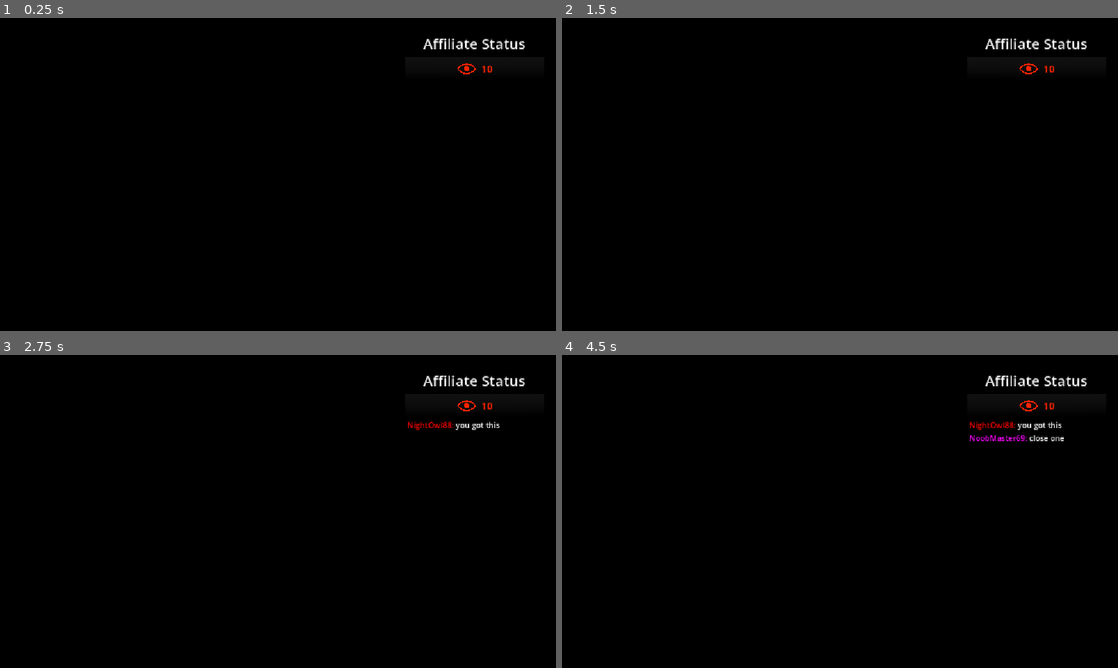
Above: before the commit, frames 1-4 (two rows, left to right).
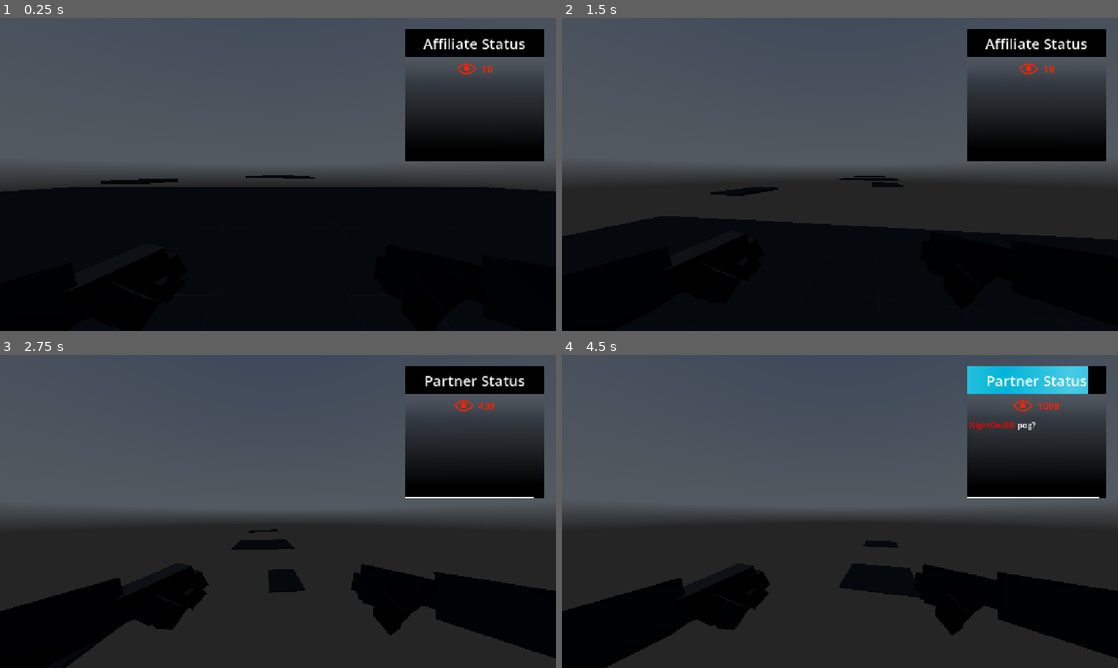
Above: after the commit, the same moments.

Repository: awesomness560/ParryEverything
Game: Godot game, scene res://main.tscn
Same seed, same stepped clock (60 frames per second), same inputs: the game is played once before the commit and once after it. A sky picture missing from this copy of the repository is replaced by a grey-blue gradient.
Inputs (mouse positions are in pixels of both pictures, inside the frame that each line leads up to):
- Up to frame 1 (0.25 s): no input
- Up to frame 2 (1.5 s): tap Enter at 0.5 s; move the mouse to (867, 174) at 0.52 s; hold Right mouse button (parry_activate) 0.53-1.28 s; hold W (forward) from 0.53 s (still down); tap Space (jump) at 0.77, 0.8, 1.07, 1.35 s; move the mouse to (812, 174) at 1.27 s
- Up to frame 3 (2.75 s): keep holding W (forward); tap Space (jump) at 1.52, 1.82, 2.3 s; right-click (250, 511) at 1.55 s; move the mouse to (289, 505) at 2.02 s; hold Right mouse button (parry_activate) from 2.03 s (still down)
- Up to frame 4 (4.5 s): keep holding W (forward); move the mouse to (834, 517) at 2.77 s; release Right mouse button (parry_activate) at 2.78 s; tap L (taunt) at 2.85 s; tap Space (jump) at 3.02, 3.32, 3.77, 3.8, 4.07 s; right-click (834, 517) at 3.05 s; move the mouse to (878, 514) at 3.52 s; hold 1 3.53-4.28 s; move the mouse to (795, 508) at 4.27 s; tap 2 at 4.35 s

The runs differ from the first frame. In frame 1, 49% of the frame differs, in the area x 0-100%, y 0-100%; in frame 2, 61%; in frame 3, 82%; in frame 4, 83%.

Commit message:
Added effects for falling

Diff:
--- /dev/null
+++ b/parry-everything-game/Assets/Shaders/vignette.gdshader
@@ -0,0 +1,17 @@
+shader_type canvas_item;
+
+uniform float inner_radius = 0.1;
+uniform float outer_radius = 1;
+uniform float vignette_strength = 1.0;
+uniform float dither_strength = 0.03;
+uniform vec4 vignette_color: source_color;
+
+
+void fragment() {
+	float dist = distance(UV, vec2(0.5));
+
+	float vignette = smoothstep(inner_radius, outer_radius, dist) * vignette_strength;
+	float dither = fract(sin(dot(UV, vec2(12.9898, 78.233))) * 43758.5453123) * dither_strength;
+
+	COLOR = vec4(vignette_color.rgb, vignette + dither);
+}
--- a/parry-everything-game/Misc/Resources/Gravity.tres
+++ b/parry-everything-game/Misc/Resources/Gravity.tres
@@ -4,4 +4,11 @@
 
 [resource]
 script = ExtResource("1_plc3d")
+parryType = 0
+perfectParryWindow = 0.2
+normalParryWindow = 0.3
+name = "Gravity Parry"
+normalParryPoints = 50.0
+perfectParryPoints = 150.0
+chatMessageResponses = Array[String](["Did he parry GRAVITY?????"])
 metadata/_custom_type_script = "uid://b6xdr0uvh70xn"
--- a/parry-everything-game/Player/parry_manager.gd
+++ b/parry-everything-game/Player/parry_manager.gd
@@ -16,6 +16,7 @@
 
 var isParrying : bool = false
 var canParry : bool = true
+var activeParryWindows : Array[Dictionary] = []  # Stores {resource: ParryResource, timer: Timer}
 
 func _ready() -> void:
 	SignalBus.dealDamage.connect(receiveDamage)
@@ -31,13 +32,17 @@
 		ParryResource.ParryType.PARRY_ONE_SHOT:
 			dealOneShotParry(parryResource)
 		ParryResource.ParryType.PARRY_WINDOW:
-			pass
+			dealParryWindow(parryResource)
 
 func activateParry():
 	isParrying = true
 	canParry = false
 	fpAnimationManager.playAnimation("FP_Parry_Stance")
 	parryTimer.start()
+
+	# Check if there are any active parry windows to resolve
+	if activeParryWindows.size() > 0:
+		_resolveActiveParryWindows()
 
 func dealOneShotParry(parryResource : ParryResource):
 	if not isParrying:
@@ -113,6 +118,137 @@
 	if parryResource.failingParryCallback.is_valid():
 		parryResource.failingParryCallback.call(false)
 
+func dealParryWindow(parryResource : ParryResource):
+	# Create a timer for this parry window
+	var windowTimer = Timer.new()
+	add_child(windowTimer)
+	windowTimer.wait_time = parryResource.normalParryWindow
+	windowTimer.one_shot = true
+
+	# Store the window data
+	var windowData = {
+		"resource": parryResource,
+		"timer": windowTimer
+	}
+	activeParryWindows.append(windowData)
+
+	# Connect the timeout signal
+	windowTimer.timeout.connect(_onParryWindowTimeout.bind(windowData))
+	windowTimer.start()
+
+	# If player is already in parry stance, resolve immediately
+	if isParrying:
+		_resolveActiveParryWindows()
+
+func _resolveActiveParryWindows():
+	if activeParryWindows.size() == 0:
+		return
+
+	var isPerfectParry = false
+	var successfulWindows : Array[Dictionary] = []
+
+	# Check each active window
+	for windowData in activeParryWindows:
+		var parryResource : ParryResource = windowData.resource
+		var timer : Timer = windowData.timer
+		var elapsedTime = timer.wait_time - timer.time_left
+
+		# Check if it's within parry windows
+		if elapsedTime <= parryResource.perfectParryWindow:
+			isPerfectParry = true
+			successfulWindows.append(windowData)
+		elif elapsedTime <= parryResource.normalParryWindow:
+			successfulWindows.append(windowData)
+
+	# If we successfully parried at least one window
+	if successfulWindows.size() > 0:
+		# Clean up all active windows (both successful and failed)
+		_cleanupAllWindows()
+
+		# Stop the parry timer
+		parryTimer.stop()
+
+		# Trigger the appropriate parry response
+		if isPerfectParry:
+			_onPerfectParryWindows(successfulWindows)
+		else:
+			_onNormalParryWindows(successfulWindows)
+	else:
+		# Player pressed parry but all windows expired, clean them up
+		_cleanupAllWindows()
+
+func _onNormalParryWindows(successfulWindows : Array[Dictionary]):
+	# Play success animation
+	fpAnimationManager.playAnimation("FP_Parry_Success")
+	normalParrySound.play()
+
+	# Reset parry state and allow immediate re-parry
+	isParrying = false
+	canParry = true
+
+	# Call callbacks for all successful windows
+	for windowData in successfulWindows:
+		var parryResource : ParryResource = windowData.resource
+		if parryResource.successfulParryCallback.is_valid():
+			parryResource.successfulParryCallback.call(false)
+		SignalBus.successfullParry.emit(parryResource, false)
+
+	await get_tree().create_timer(1).timeout
+	fpAnimationManager.playAnimation("FP_Idle_Pose")
+
+func _onPerfectParryWindows(successfulWindows : Array[Dictionary]):
+	# Play success animation
+	fpAnimationManager.playAnimation("FP_Parry_Success")
+	perfectParrySound.play()
+
+	# Reset parry state and allow immediate re-parry
+	isParrying = false
+	canParry = true
+
+	# Call callbacks for all successful windows
+	for windowData in successfulWindows:
+		var parryResource : ParryResource = windowData.resource
+		if parryResource.successfulParryCallback.is_valid():
+			parryResource.successfulParryCallback.call(true)
+		SignalBus.successfullParry.emit(parryResource, true)
+
+	get_tree().paused = true
+	parryFlash.show()
+
+	perfectParryPauseTimer.start()
+	await perfectParryPauseTimer.timeout
+
+	get_tree().paused = false
+	parryFlash.hide()
+
+	await get_tree().create_timer(0.3).timeout
+	fpAnimationManager.playAnimation("FP_Idle_Pose")
+
+func _onParryWindowTimeout(windowData : Dictionary):
+	# Remove this specific window from active windows
+	var index = activeParryWindows.find(windowData)
+	if index != -1:
+		activeParryWindows.remove_at(index)
+
+		# Clean up the timer
+		var timer : Timer = windowData.timer
+		timer.queue_free()
+
+		# Call the failing callback
+		var parryResource : ParryResource = windowData.resource
+		if parryResource.failingParryCallback.is_valid():
+			parryResource.failingParryCallback.call(false)
+
+func _cleanupAllWindows():
+	# Stop and free all window timers
+	for windowData in activeParryWindows:
+		var timer : Timer = windowData.timer
+		timer.stop()
+		timer.queue_free()
+
+	# Clear the array
+	activeParryWindows.clear()
+
 func _on_parry_timer_timeout() -> void:
 	# Player missed the parry window, apply cooldown penalty
 	isParrying = false
--- a/parry-everything-game/Player/player.tscn
+++ b/parry-everything-game/Player/player.tscn
@@ -7,12 +7,14 @@
 [ext_resource type="Script" uid="uid://8ehx8qutulsk" path="res://Player/arms_animation_control.gd" id="3_k53q1"]
 [ext_resource type="Script" uid="uid://bsrtdxxq448s0" path="res://Player/parry_manager.gd" id="6_fhl08"]
 [ext_resource type="Resource" uid="uid://bxabapcwrol7i" path="res://Misc/Resources/GroundContact.tres" id="6_vtle1"]
+[ext_resource type="Resource" uid="uid://c6n7pya7giofy" path="res://Misc/Resources/Gravity.tres" id="7_gu6f8"]
 [ext_resource type="AudioStream" uid="uid://dm8lqcp7xvahm" path="res://Assets/Sounds/normalParry.mp3" id="8_00tjw"]
 [ext_resource type="AudioStream" uid="uid://dg5cji4e4lp4b" path="res://Assets/Sounds/perfectParry.mp3" id="9_x3vf3"]
 [ext_resource type="Script" uid="uid://ycxd34qryoel" path="res://Player/hud.gd" id="10_x3vf3"]
 [ext_resource type="Shader" uid="uid://c7s2rxd036vgv" path="res://Assets/Shaders/black_bars.gdshader" id="11_apopc"]
 [ext_resource type="Shader" uid="uid://dirs2l3xmyyp3" path="res://Assets/Shaders/speed_lines.gdshader" id="12_5htga"]
 [ext_resource type="PackedScene" uid="uid://bc51ka7ss12sx" path="res://Player/UI/SubathonMeter/subathon_style_meter.tscn" id="13_p5o4e"]
+[ext_resource type="Shader" uid="uid://c42badwu1s4cp" path="res://Assets/Shaders/vignette.gdshader" id="15_dkpta"]
 
 [sub_resource type="CapsuleShape3D" id="CapsuleShape3D_hvfyp"]
 
@@ -41,19 +43,29 @@
 shader_parameter/mask_edge = 0.5
 shader_parameter/animation_speed = 20.0
 
+[sub_resource type="ShaderMaterial" id="ShaderMaterial_lfmf2"]
+shader = ExtResource("15_dkpta")
+shader_parameter/inner_radius = 0.42
+shader_parameter/outer_radius = 1.0
+shader_parameter/vignette_strength = 1.0
+shader_parameter/dither_strength = 0.03
+shader_parameter/vignette_color = Color(0, 0, 0, 1)
+
 [node name="Player" type="CharacterBody3D" unique_id=559422446]
 script = ExtResource("1_gwnis")
 
 [node name="CollisionShape3D" type="CollisionShape3D" parent="." unique_id=27199856]
 shape = SubResource("CapsuleShape3D_hvfyp")
 
-[node name="CameraRoot" type="Node3D" parent="." unique_id=2075988183 node_paths=PackedStringArray("playerNode", "camera", "viewBobbingNode", "cameraTiltNode")]
+[node name="CameraRoot" type="Node3D" parent="." unique_id=2075988183 node_paths=PackedStringArray("playerNode", "camera", "viewBobbingNode", "cameraTiltNode", "fallingDisplacementNode")]
 transform = Transform3D(1, 0, 0, 0, 1, 0, 0, 0, 1, -0.035, 0, -0.18)
 script = ExtResource("2_4ntmi")
 playerNode = NodePath("..")
 camera = NodePath("CameraTilt/ViewBobbing/Camera3D")
 viewBobbingNode = NodePath("CameraTilt/ViewBobbing")
 cameraTiltNode = NodePath("CameraTilt")
+fallingDisplacementNode = NodePath("FallingDisplacement")
+fallingTweenTime = 0.8
 
 [node name="CameraTilt" type="Node3D" parent="CameraRoot" unique_id=1903234394]
 
@@ -62,14 +74,16 @@
 [node name="Camera3D" type="Camera3D" parent="CameraRoot/CameraTilt/ViewBobbing" unique_id=272374210]
 fov = 80.0
 
-[node name="Arms" type="Node3D" parent="CameraRoot" unique_id=622086343 node_paths=PackedStringArray("armsAnimationPlayer")]
+[node name="FallingDisplacement" type="Node3D" parent="CameraRoot" unique_id=141526293]
+
+[node name="Arms" type="Node3D" parent="CameraRoot/FallingDisplacement" unique_id=622086343 node_paths=PackedStringArray("armsAnimationPlayer")]
 transform = Transform3D(-1.705, 0, -1.4905584e-07, 0, 1.705, 0, 1.4905584e-07, 0, -1.705, 0.035, 0, 0.18)
 script = ExtResource("3_k53q1")
 armsAnimationPlayer = NodePath("first_person_animations_v2/AnimationPlayer")
 
-[node name="first_person_animations_v2" parent="CameraRoot/Arms" unique_id=1054650181 instance=ExtResource("3_gwnis")]
-
-[node name="Skeleton3D" parent="CameraRoot/Arms/first_person_animations_v2/Arms_Rig" parent_id_path=PackedInt32Array(1054650181, 862156670) index="0" unique_id=1008763252]
+[node name="first_person_animations_v2" parent="CameraRoot/FallingDisplacement/Arms" unique_id=1054650181 instance=ExtResource("3_gwnis")]
+
+[node name="Skeleton3D" parent="CameraRoot/FallingDisplacement/Arms/first_person_animations_v2/Arms_Rig" parent_id_path=PackedInt32Array(1054650181, 862156670) index="0" unique_id=1008763252]
 bones/1/rotation = Quaternion(-0.48333433, -0.38415936, -0.7320739, 0.2878843)
 bones/2/rotation = Quaternion(-1.7539136e-08, 1.1953957e-08, -0.7568831, 0.6535503)
 bones/3/rotation = Quaternion(0.050190784, 0.17272587, -0.14460105, 0.9730042)
@@ -122,25 +136,29 @@
 bones/52/position = Vector3(-0.24597198, -0.13598143, 0.3614115)
 bones/52/rotation = Quaternion(-0.12196328, -0.57560873, -0.696509, 0.4107003)
 
-[node name="AnimationPlayer" parent="CameraRoot/Arms/first_person_animations_v2" index="1" unique_id=23678671]
+[node name="AnimationPlayer" parent="CameraRoot/FallingDisplacement/Arms/first_person_animations_v2" index="1" unique_id=23678671]
 process_mode = 3
 next/FP_Idle_Pose = &"FP_Idle_Pose"
 blend_times = [&"FP_Idle_Pose", &"FP_Idle_Pose", 0.2, &"FP_Idle_Pose", &"FP_Parry_Stance", 0.2, &"FP_Idle_Pose", &"FP_Parry_Success", 0.2, &"FP_Idle_Pose", &"FP_Stretching_Hands", 0.2]
 
-[node name="PlayerMovement" type="Node" parent="." unique_id=2063233654 node_paths=PackedStringArray("body", "camera_controller")]
+[node name="PlayerMovement" type="Node" parent="." unique_id=2063233654 node_paths=PackedStringArray("body", "vignetteColorRect", "camera_controller")]
 script = ExtResource("3_btcbx")
 body = NodePath("..")
+vignetteColorRect = NodePath("../HUD/Vingette")
 camera_controller = NodePath("../CameraRoot")
 groundParryResource = ExtResource("6_vtle1")
+gravityParryResource = ExtResource("7_gu6f8")
 acceleration = 18.94
 friction = 24.165
+
+[node name="GravityAudioCue" type="AudioStreamPlayer" parent="PlayerMovement" unique_id=2001744799]
 
 [node name="ParryManager" type="Node" parent="." unique_id=1569983672 node_paths=PackedStringArray("parryTimer", "parryCooldownTimer", "perfectParryPauseTimer", "fpAnimationManager", "normalParrySound", "perfectParrySound", "parryFlash")]
 script = ExtResource("6_fhl08")
 parryTimer = NodePath("ParryTimer")
 parryCooldownTimer = NodePath("ParryCooldownTimer")
 perfectParryPauseTimer = NodePath("PerfectParryPauseTimer")
-fpAnimationManager = NodePath("../CameraRoot/Arms")
+fpAnimationManager = NodePath("../CameraRoot/FallingDisplacement/Arms")
 normalParrySound = NodePath("NormalParry")
 perfectParrySound = NodePath("PerfectParry")
 parryFlash = NodePath("../HUD/ParryFlash")
@@ -178,6 +196,7 @@
 color = Color(1, 1, 1, 0.30588236)
 
 [node name="BlackBars" type="ColorRect" parent="HUD" unique_id=1688576618]
+visible = false
 material = SubResource("ShaderMaterial_5htga")
 anchors_preset = 15
 anchor_right = 1.0
@@ -206,8 +225,18 @@
 offset_bottom = 296.0
 grow_horizontal = 0
 
+[node name="Vingette" type="ColorRect" parent="HUD" unique_id=474411812]
+visible = false
+material = SubResource("ShaderMaterial_lfmf2")
+anchors_preset = 15
+anchor_right = 1.0
+anchor_bottom = 1.0
+grow_horizontal = 2
+grow_vertical = 2
+mouse_filter = 2
+
 [connection signal="tilt" from="PlayerMovement" to="CameraRoot" method="tilt"]
 [connection signal="timeout" from="ParryManager/ParryTimer" to="ParryManager" method="_on_parry_timer_timeout"]
 [connection signal="timeout" from="ParryManager/ParryCooldownTimer" to="ParryManager" method="_on_parry_cooldown_timer_timeout"]
 
-[editable path="CameraRoot/Arms/first_person_animations_v2"]
+[editable path="CameraRoot/FallingDisplacement/Arms/first_person_animations_v2"]
--- a/parry-everything-game/Player/player_look.gd
+++ b/parry-everything-game/Player/player_look.gd
@@ -24,9 +24,16 @@
 @export var fov_lerp_speed: float = 5.0  # How quickly FOV changes
 @export var velocity_for_max_fov: float = 10.0  # Velocity at which max FOV is reached
 
+@export_group("Falling")
+@export var fallingDisplacementNode : Node3D
+@export var fallingDisplacement := 0.05  ## How much to move down when falling
+@export var fallingTweenTime := 0.3  ## Time for falling animation
+
 ##For keeping tracking of headbob on sine wave
 var headbobTime := 0.0
 var tiltTween : Tween
+var fallingTween : Tween
+var isFalling := false
 
 # State
 var pitch: float = 0.0
@@ -53,6 +60,12 @@
 
 	# Update FOV based on velocity
 	update_fov(delta)
+
+	# Check for falling state change
+	var currentlyFalling = playerNode.velocity.y < 0
+	if currentlyFalling != isFalling:
+		isFalling = currentlyFalling
+		update_falling_displacement()
 
 func update_fov(delta: float) -> void:
 	# Get horizontal velocity (ignoring vertical component)
@@ -90,3 +103,15 @@
 		tiltTween.kill()
 	tiltTween = create_tween()
 	tiltTween.tween_property(cameraTiltNode, "rotation_degrees:z", degree, tiltTime)
+
+func update_falling_displacement() -> void:
+	# Kill previous tween if it exists
+	if fallingTween:
+		fallingTween.kill()
+
+	# Create new tween
+	fallingTween = create_tween()
+
+	# Move down when falling, back to normal when not falling
+	var targetY = -fallingDisplacement if isFalling else 0.0
+	fallingTween.tween_property(fallingDisplacementNode, "position:y", targetY, fallingTweenTime)
--- a/parry-everything-game/Player/player_movement.gd
+++ b/parry-everything-game/Player/player_movement.gd
@@ -5,8 +5,10 @@
 
 # References
 @export var body: Player
+@export var vignetteColorRect : ColorRect
 @export var camera_controller: CameraController
 @export var groundParryResource : ParryResource
+@export var gravityParryResource : ParryResource
 # Movement parameters
 @export_group("Ground Movement")
 @export var base_speed: float = 7.0
@@ -24,6 +26,7 @@
 # State
 var current_velocity: Vector3 = Vector3.ZERO
 var was_in_air: bool = false
+var previous_y_velocity: float = 0.0
 
 # Boost tracking
 var active_boosts: Array[Dictionary] = []  # Each boost has: {velocity: Vector3, decay_rate: float}
@@ -33,11 +36,15 @@
 
 func _ready() -> void:
 	groundParryResource.successfulParryCallback = apply_ground_parry_boost
+	gravityParryResource.successfulParryCallback = apply_gravity_parry_boost
 
 func _physics_process(delta: float) -> void:
 	# Get input
 	var input_dir = get_input_direction()
 	var wish_dir = get_camera_relative_direction(input_dir)
+
+	#Handle Effects
+	vignetteColorRect.visible = body.velocity.y < 0
 
 	# Handle jumping
 	if Input.is_action_just_pressed("jump") and body.is_on_floor():
@@ -52,6 +59,13 @@
 	# Apply gravity
 	if not body.is_on_floor():
 		current_velocity.y -= gravity * delta
+
+	# Detect when vertical velocity switches from positive to negative (apex of jump)
+	if previous_y_velocity > 0.0 and current_velocity.y < 0.0:
+		SignalBus.dealDamage.emit(gravityParryResource)
+
+	# Store current y velocity for next frame
+	previous_y_velocity = current_velocity.y
 
 	# Update and decay all active boosts
 	update_boosts(delta)
@@ -173,3 +187,26 @@
 
 	#Effects
 	_CameraShake3D._custom_shake(3, 0.2)
+
+func apply_gravity_parry_boost(is_perfect: bool) -> void:
+	"""Apply a boost when successfully parrying at the apex of a jump"""
+	# Get current horizontal movement direction
+	var horizontal_vel = Vector3(current_velocity.x, 0, current_velocity.z)
+	var move_dir = Vector3.ZERO
+	if horizontal_vel.length() > 0.1:
+		move_dir = horizontal_vel.normalized()
+
+	# Determine boost strength based on parry type
+	# Much more weighted to vertical than horizontal
+	var horizontal_boost = 8.0 if is_perfect else 5.0
+	var vertical_boost = 18.0 if is_perfect else 12.0
+
+	# Apply upward velocity directly
+	current_velocity.y = vertical_boost
+
+	# Add horizontal boost in current movement direction
+	if move_dir.length() > 0.1:
+		add_impulse(move_dir * horizontal_boost, 4.0)
+
+	#Effects
+	_CameraShake3D._custom_shake(2, 0.15)
Not shown, added: parry-everything-game/Assets/Shaders/vignette.gdshader.uid
